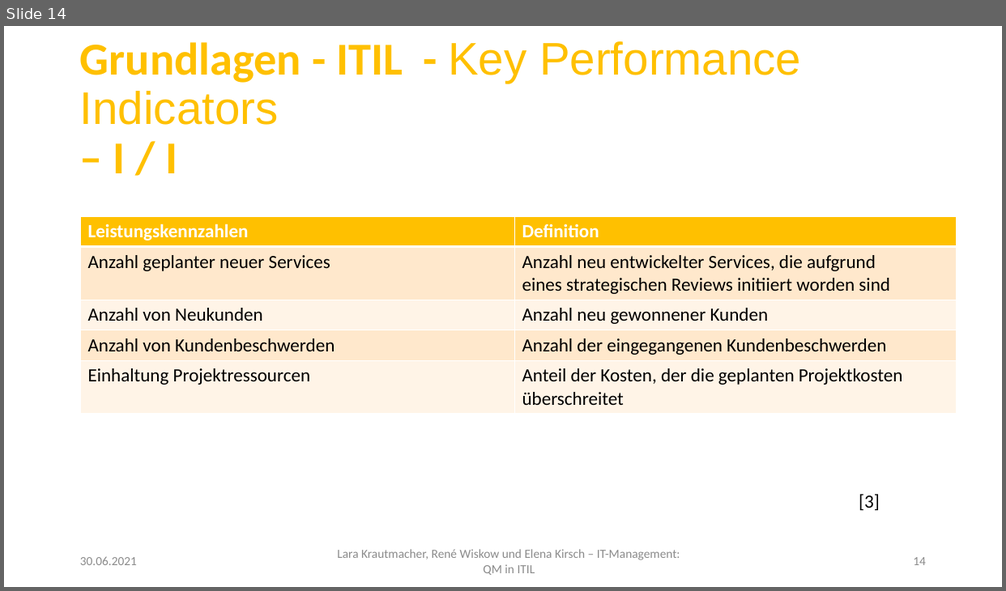
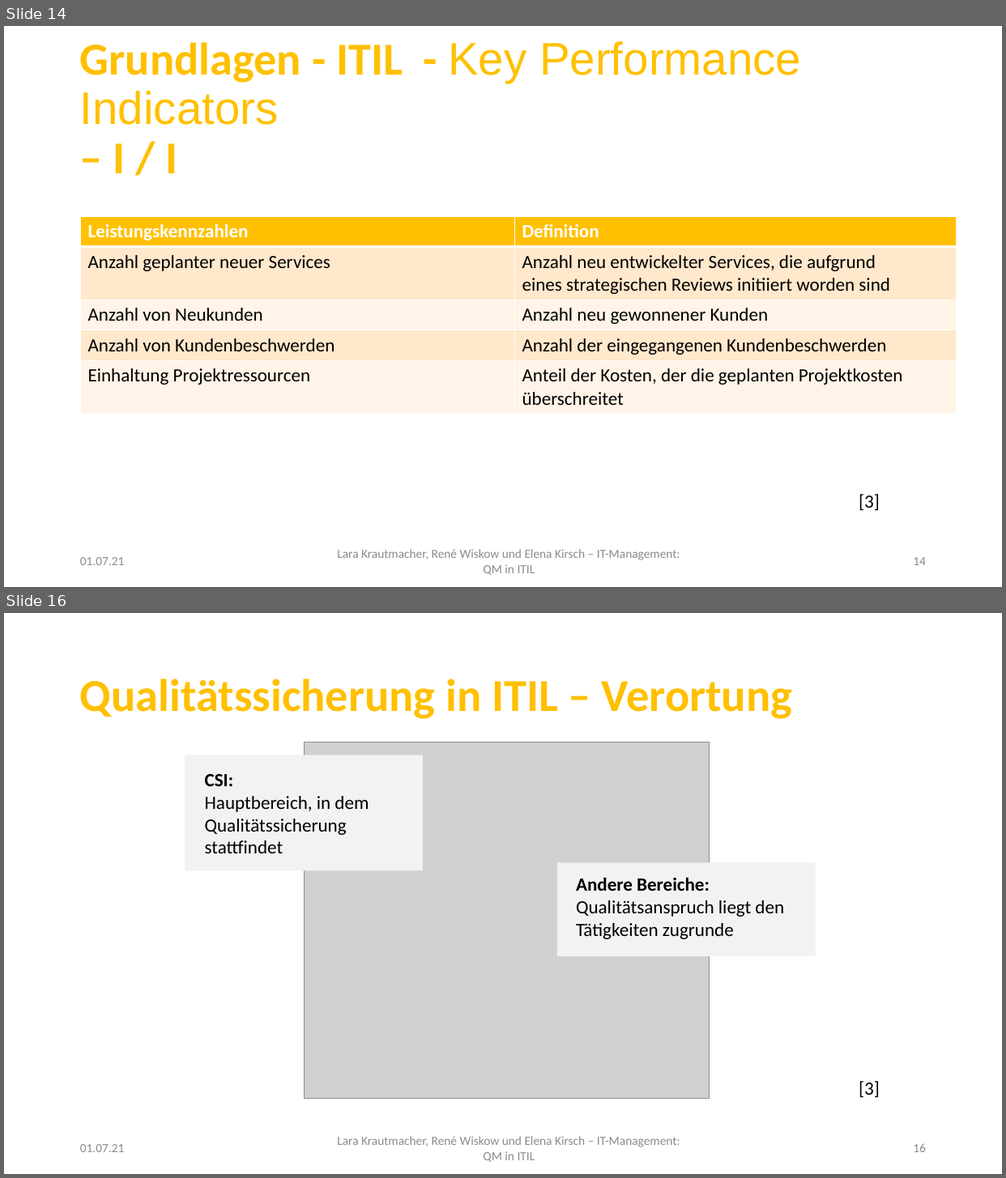
Before and after one commit to LaraKrauti/Qualitaetssicherung, a slide deck: LaraKrautmacher_RenéWiskow_ElenaKirsch_ITManagement.pptx. Shown one above the other, each under a label of ours: slide 14 before the commit, slides 14 and 16 after it; the slides between them are not shown. The pictures are 1006x591 and 1006x1178 pixels, drawn with LibreOffice and Linux fonts; fonts in the diff are those of the drawing; grey boxes stand for pictures; background and template pictures are left out. Boxes give left, top, right and bottom in pixels: in the first picture for what was removed or moved away, otherwise in the second. Text is boxed around its words. In the diff, an @@ line names an element or a change of style, - is before the commit and + after.

Commit message:
Folien Qualitätssicherung Theorie und Praxis

```diff
--- a/LaraKrautmacher_RenéWiskow_ElenaKirsch_ITManagement.pptx
+++ b/LaraKrautmacher_RenéWiskow_ElenaKirsch_ITManagement.pptx
@@ slide 16 added at <box>4,613,1002,1174</box>, background #FFFFFF; not listed: 1 template element that a slide beside it also shows @@
@@ title added at <box>80,679,792,719</box>, 44 pt, text #FFC000, bold @@
+Qualitätssicherung in ITIL – Verortung
@@ rectangle added at <box>185,756,424,871</box>, fill #F2F2F2 @@
@@ picture added at <box>304,743,709,1099</box> @@
@@ text added at <box>205,774,368,854</box>, 18 pt, text #000000 @@
+CSI:
+Hauptbereich, in dem Qualitätssicherung stattfindet
@@ rectangle added at <box>557,863,816,956</box>, fill #F2F2F2 @@
@@ text added at <box>576,877,784,939</box>, 18 pt, text #000000 @@
+Andere Bereiche:
+Qualitätsanspruch liegt den Tätigkeiten zugrunde
@@ text added at <box>859,1081,880,1097</box>, 18 pt, text #000000 @@
+[3]
@@ text added at <box>80,1144,124,1152</box>, 12 pt, text #8C8C8C @@
+01.07.21
@@ page number added at <box>913,1144,926,1152</box>, 12 pt, text #8C8C8C @@
+16
@@ slide 14 changed as well @@
@@ text at <box>80,557,124,565</box>: text changed @@
-30.06.2021
+01.07.21
```
Also in this commit, not shown: 30 other slides changed, 21 other slides added, 1 slide removed, 10 other files.
